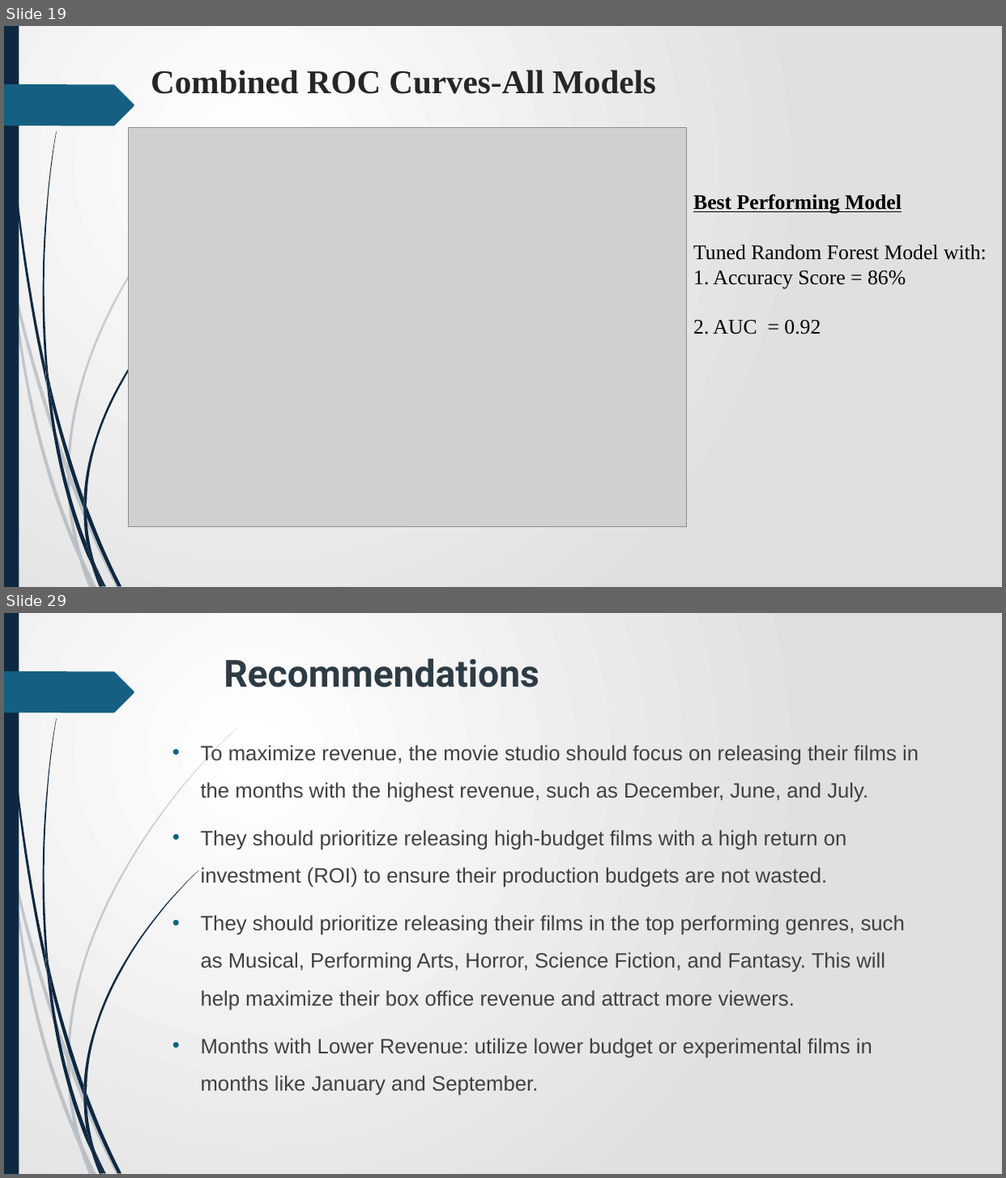
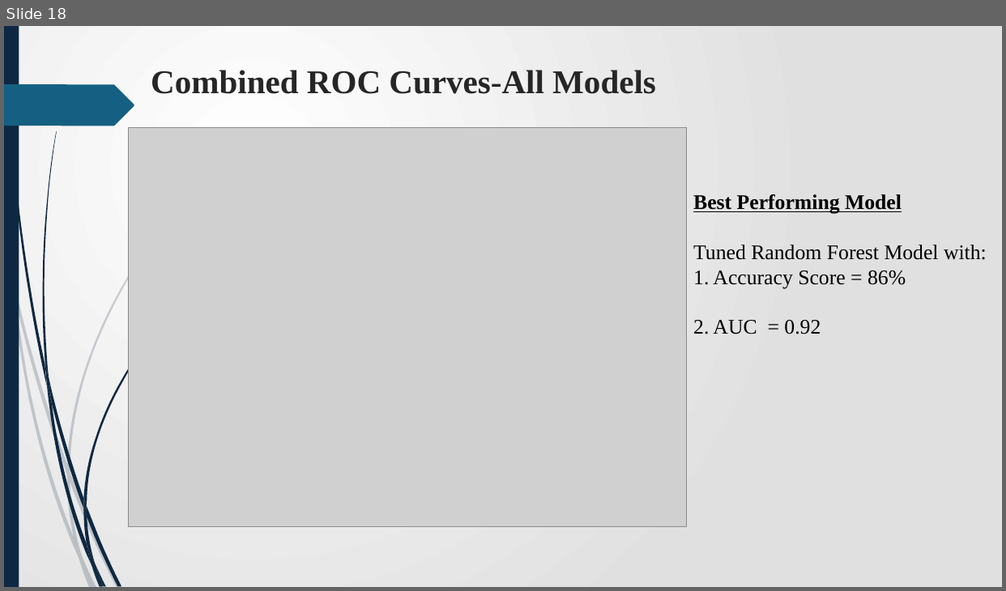
Before and after one commit to James-tech4/JAMES-PHASE-3-DSPT-8-PROJECT, a slide deck: Presentation.pptx. Shown one above the other, each under a label of ours: slides 19 and 29 before the commit, slide 18 after it; the slides between them are not shown. The pictures are 1006x1178 and 1006x591 pixels, drawn with LibreOffice and Linux fonts; fonts in the diff are those of the drawing; grey boxes stand for pictures. Boxes give left, top, right and bottom in pixels: in the first picture for what was removed or moved away, otherwise in the second. Text is boxed around its words. In the diff, an @@ line names an element or a change of style, - is before the commit and + after.

```diff
--- a/Presentation.pptx
+++ b/Presentation.pptx
@@ slide 29 removed at [4, 613, 1002, 1174], background gradient #FFFFFF to #E1E1E1; not listed: 24 template elements that a slide beside it also shows @@
@@ title removed at [224, 658, 539, 688] @@
-Recommendations
@@ text removed at [201, 745, 918, 1096] @@
-• To maximize revenue, the movie studio should focus on releasing their films in the months with the highest revenue, such as December, June, and July.
-• They should prioritize releasing high-budget films with a high return on investment (ROI) to ensure their production budgets are not wasted.
-• They should prioritize releasing their films in the top performing genres, such as Musical, Performing Arts, Horror, Science Fiction, and Fantasy. This will help maximize their box office revenue and attract more viewers.
-• Months with Lower Revenue: utilize lower budget or experimental films in months like January and September.
@@ what was slide 19 is now slide 18 @@
```
Also in this commit, not shown: 4 slides changed, 2 slides added, 14 other slides removed.
